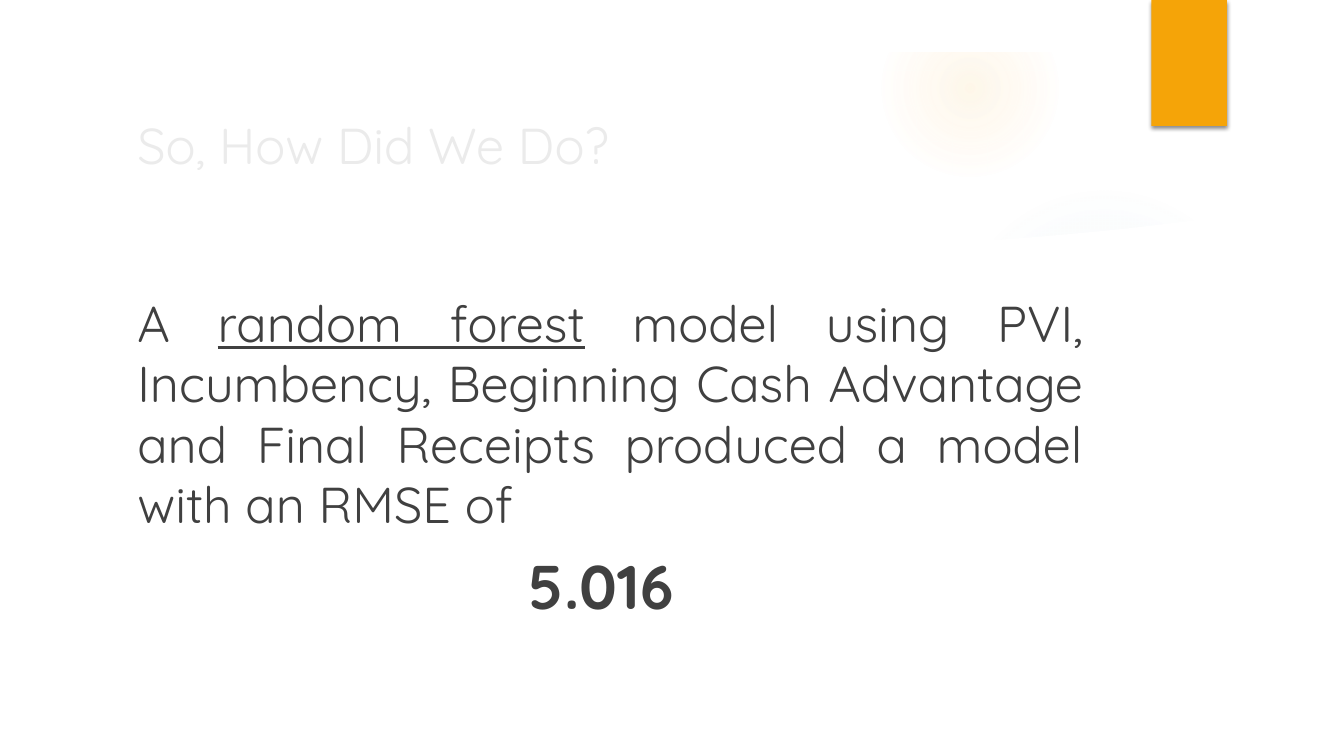
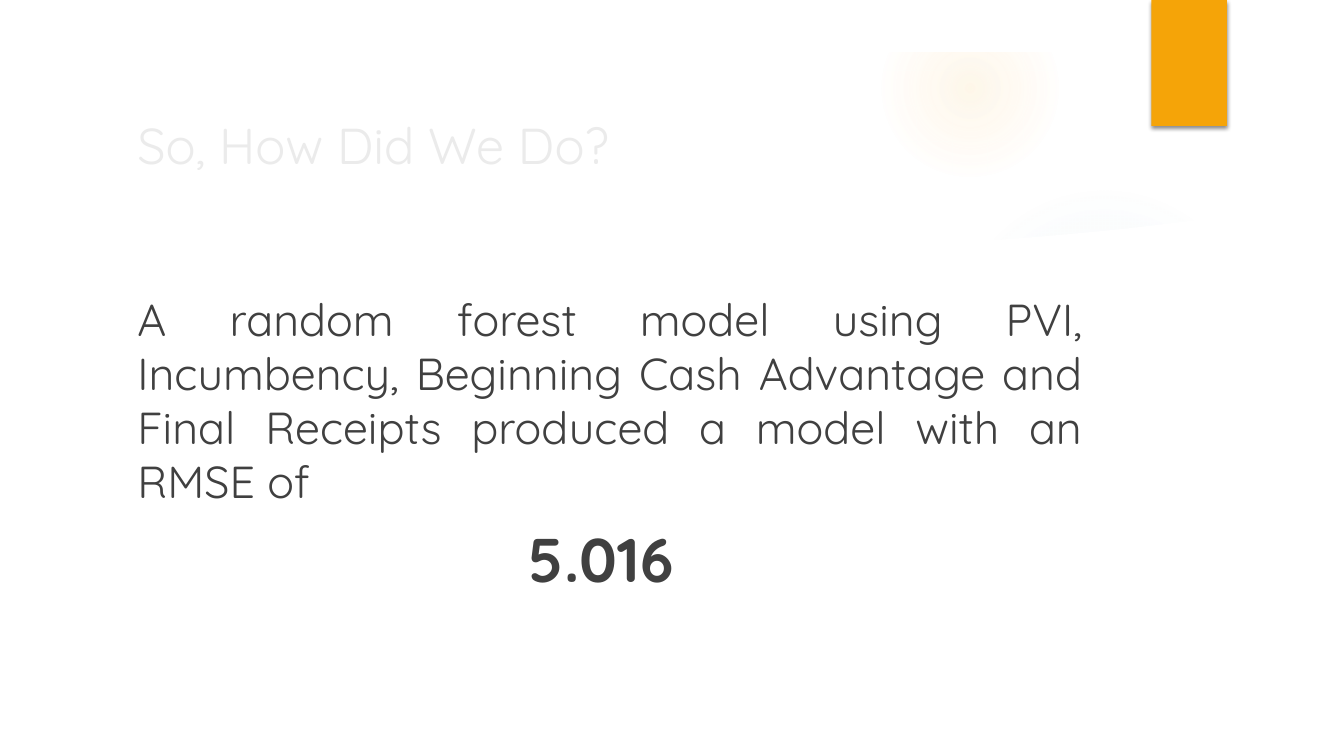
Before and after one commit to lloydamiller/cong_pred_model, a slide deck: slide 16 of FinalPresentation.pptx. Drawn at 1344x756 pixels with LibreOffice and Linux fonts; fonts in the diff are those of the drawing; background and template pictures are left out. Boxes give left, top, right and bottom in pixels: in the first picture for what was removed or moved away, otherwise in the second. Text is boxed around its words. In the diff, an @@ line names an element or a change of style, - is before the commit and + after.

Commit message:
Updated Final Presentation

```diff
--- a/FinalPresentation.pptx
+++ b/FinalPresentation.pptx
@@ text at [137,303,1082,499]: size 36 to 32 pt; underline off in "random forest" @@
```
Also in this commit, not shown: 1 slide added.
